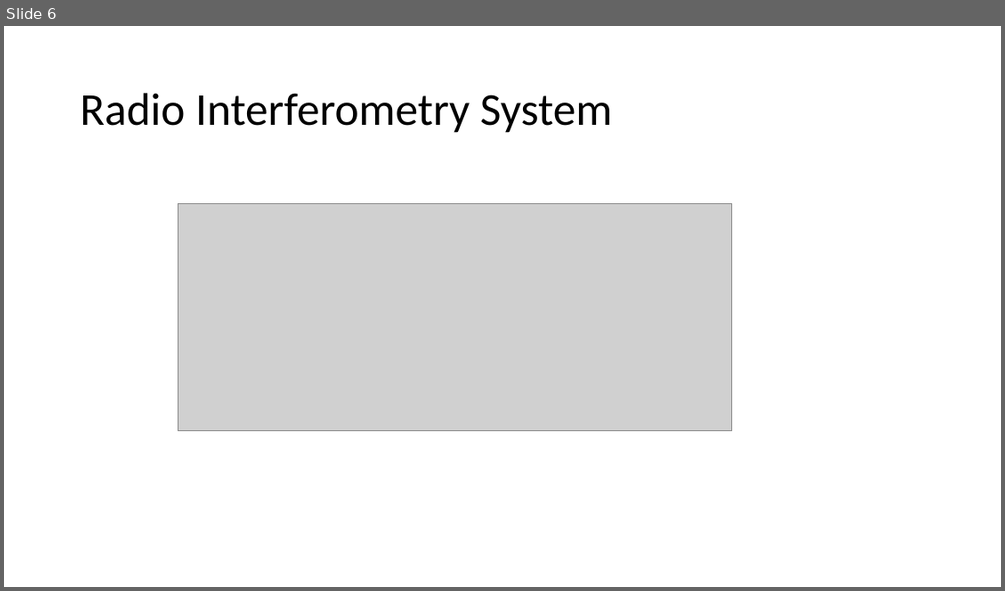
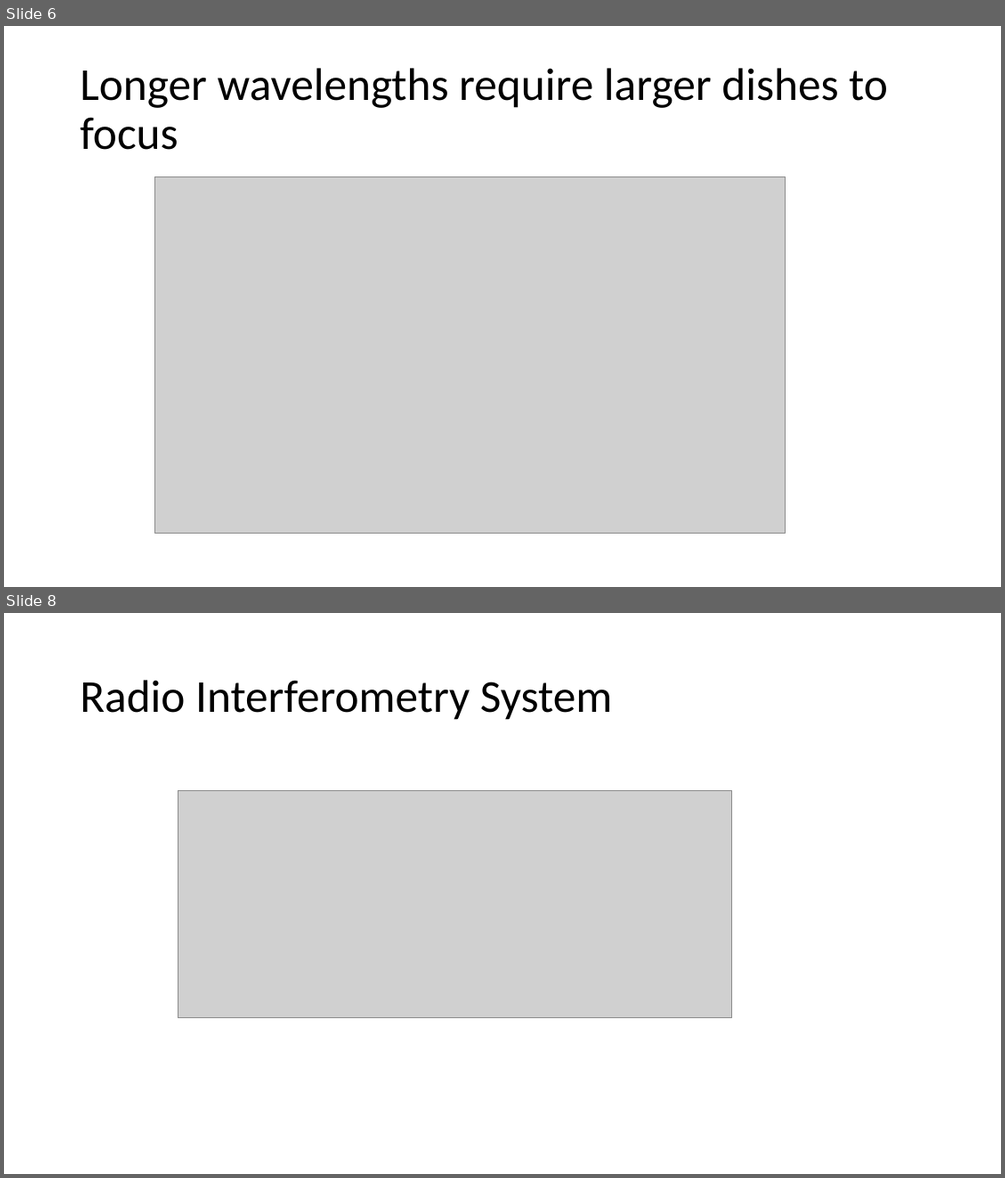
Before and after one commit to lord-blueberry/p9-doc, a slide deck: SKA-Days/Towards Distributed Image Reconstruction.pptx. Shown one above the other, each under a label of ours: slide 6 before the commit, slides 6 and 8 after it; the slides between them are not shown. The pictures are 1005x591 and 1005x1178 pixels, drawn with LibreOffice and Linux fonts; fonts in the diff are those of the drawing; grey boxes stand for pictures. Boxes give left, top, right and bottom in pixels: in the first picture for what was removed or moved away, otherwise in the second. Text is boxed around its words. In the diff, an @@ line names an element or a change of style, - is before the commit and + after.

```diff
--- a/SKA-Days/Towards Distributed Image Reconstruction.pptx
+++ b/SKA-Days/Towards Distributed Image Reconstruction.pptx
@@ slide 6 added at (4, 26, 1001, 587), background #FFFFFF @@
@@ title added at (80, 68, 888, 150), 44 pt, text #000000 @@
+Longer wavelengths require larger dishes to focus
@@ picture added at (155, 177, 785, 533) @@
@@ what was slide 6 is now slide 8 @@
```
Also in this commit, not shown: 4 slides changed, 4 other slides added, 5 slides removed, 1 other file.
